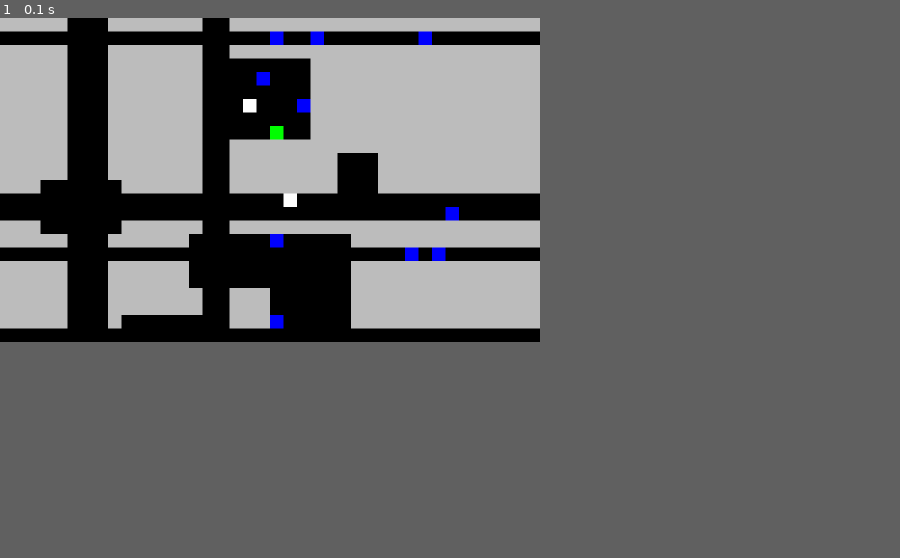
Above: before the commit, frame 1.
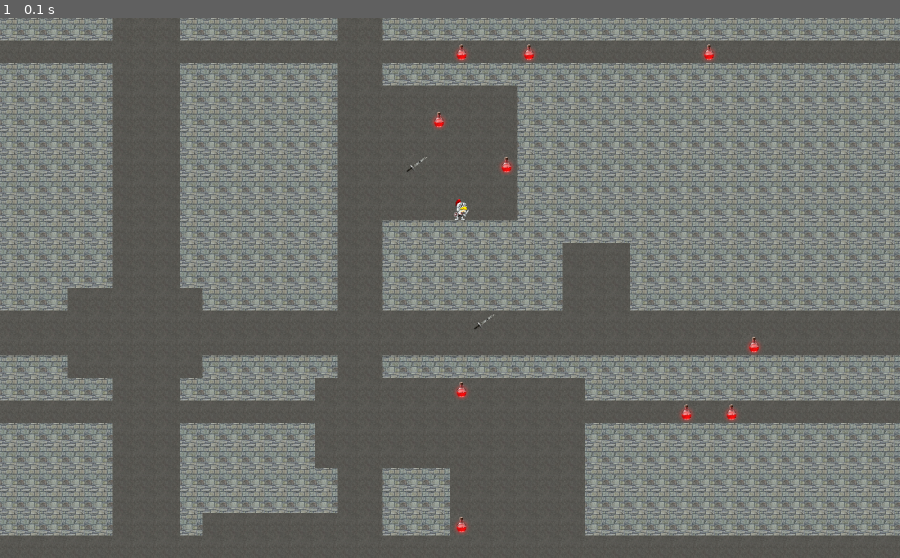
Above: after the commit, the same moment.

Repository: Ashatanka/ROGALIQUE
Game: pygame game, started from rogalique_pygame.py
Same seed, same stepped clock (60 frames per second), same inputs: the game is played once before the commit and once after it.
Inputs:
- Up to frame 1 (0.1 s): no input
In our replay, the window is 540x324 before the commit and 900x540 after it. These sizes can differ from the game's own. Grey fills any space a smaller window leaves; there, only what the larger window draws over its background counts as a difference.

The runs differ from the first frame. In frame 1, 70% of the frame differs, in the area x 0-100%, y 0-96%.

Commit message:
draws level with images

Diff:
--- a/level.py
+++ b/level.py
@@ -71,38 +71,43 @@
     return map_grid
 
 class Tile(pygame.sprite.Sprite):
-    def __init__(self, pos, size):
+    def __init__(self, pos, size, cell):
         super().__init__()
-        self.image = pygame.Surface((size, size))
-        self.image.fill('grey')
+        #self.image = pygame.Surface((size, size))
+        #self.image.fill('grey')
+        if cell == empty_symb:
+            self.image = pygame.image.load('src\/tile-.png')
+        else:
+            self.image = pygame.image.load('src\/tile-W.png')
+        self.image = pygame.transform.scale(self.image, (size, size))
         self.rect = self.image.get_rect(topleft = pos)
 
 class Player(pygame.sprite.Sprite):
     def __init__(self, pos, size):
         super().__init__()
-        self.image = pygame.Surface((size, size))
-        self.image.fill('green')
+        self.image = pygame.image.load('src\/tile-P.png')
+        self.image = pygame.transform.scale(self.image, (size, size))
         self.rect = self.image.get_rect(topleft = pos)
 
 class Enemy(pygame.sprite.Sprite):
     def __init__(self, pos, size):
         super().__init__()
-        self.image = pygame.Surface((size, size))
-        self.image.fill('red')
+        self.image = pygame.image.load('src\/tile-E.png')
+        self.image = pygame.transform.scale(self.image, (size, size))
         self.rect = self.image.get_rect(topleft = pos)
 
 class Sword(pygame.sprite.Sprite):
     def __init__(self, pos, size):
         super().__init__()
-        self.image = pygame.Surface((size, size))
-        self.image.fill('white')
+        self.image = pygame.image.load('src\/tile-SW.png')
+        self.image = pygame.transform.scale(self.image, (size, size))
         self.rect = self.image.get_rect(topleft = pos)
 
 class Poison(pygame.sprite.Sprite):
     def __init__(self, pos, size):
         super().__init__()
-        self.image = pygame.Surface((size, size))
-        self.image.fill('blue')
+        self.image = pygame.image.load('src\/tile-HP.png')
+        self.image = pygame.transform.scale(self.image, (size, size))
         self.rect = self.image.get_rect(topleft = pos)
 class Level:
     def __init__(self, map_grid, screen):
@@ -122,8 +127,8 @@
                 x = col_index * tilesize
                 y = row_index * tilesize
 
-                if cell == wall_symb:
-                    tile = Tile((x, y), tilesize)
+                if cell == wall_symb or cell == empty_symb:
+                    tile = Tile((x, y), tilesize, cell)
                     self.tiles.add(tile)
                 elif cell == hero_symb:
                     player_sprite = Player((x, y), tilesize)
@@ -135,6 +140,7 @@
                     poison_sprite = Poison((x, y), tilesize)
                     self.items.add(poison_sprite)
 
+
     # рисуем созданные плитки
     def draw_tiles(self):
         # level tiles
--- a/settings.py
+++ b/settings.py
@@ -1,6 +1,6 @@
 # Общие настройки
 FPS = 30
-tilesize = 24
+tilesize = 40
 
 # Размеры карты
 map_width = 40
